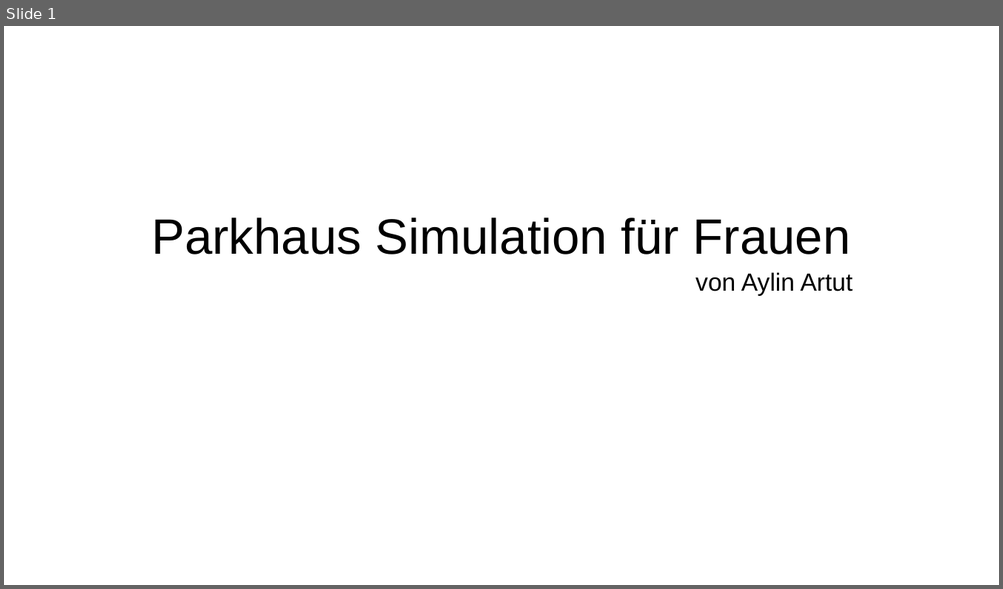
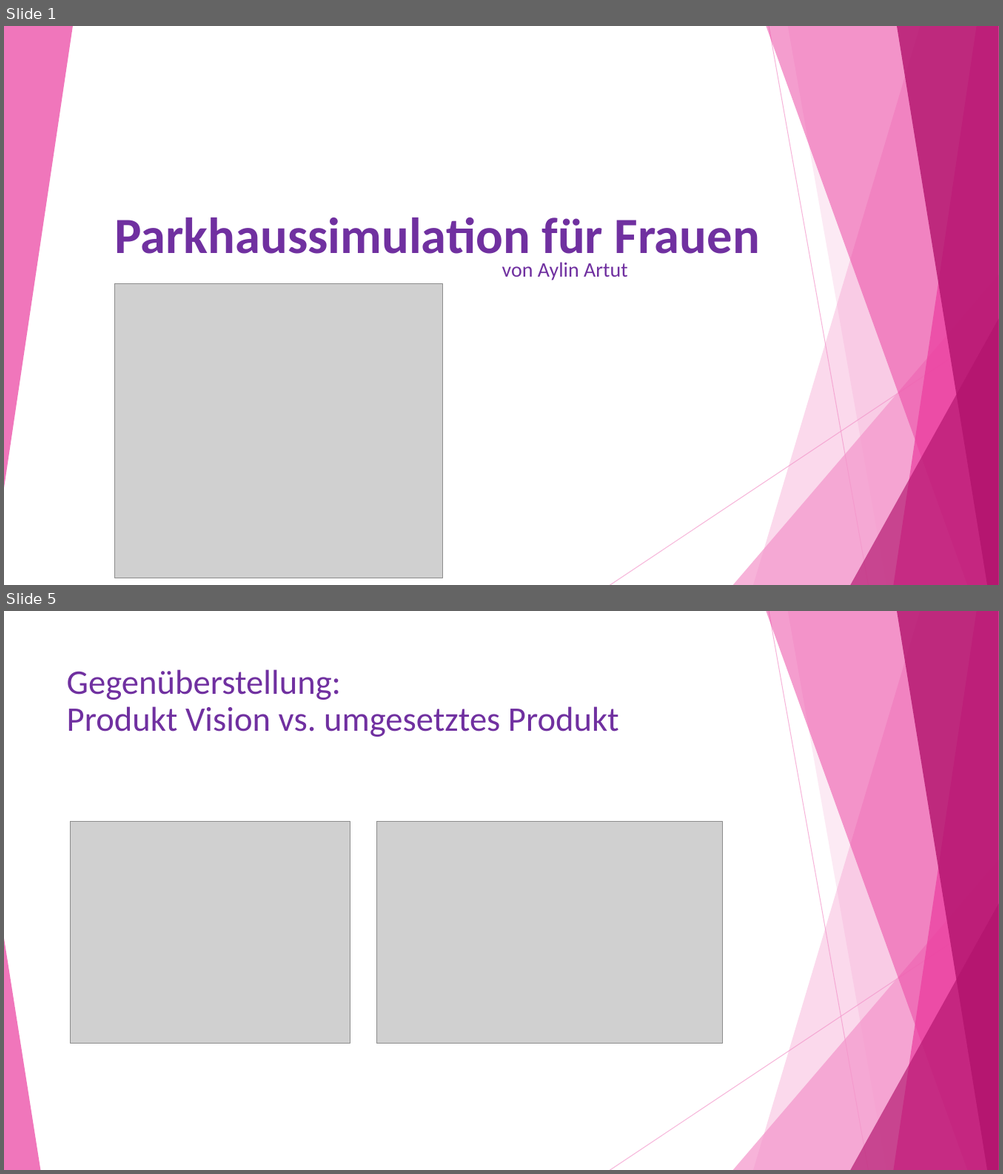
Before and after one commit to AylinArtut/ParkhausSimulation, a slide deck: Dokumente/Präsentation_Aylin_Artut.odp. Shown one above the other, each under a label of ours: slide 1 before the commit, slides 1 and 5 after it; the slides between them are not shown. The pictures are 1003x589 and 1003x1174 pixels, drawn with LibreOffice and Linux fonts; fonts in the diff are those of the drawing; grey boxes stand for pictures. Boxes give left, top, right and bottom in pixels: in the first picture for what was removed or moved away, otherwise in the second. Text is boxed around its words. In the diff, an @@ line names an element or a change of style, - is before the commit and + after.

```diff
--- a/Dokumente/Präsentation_Aylin_Artut.odp
+++ b/Dokumente/Präsentation_Aylin_Artut.odp
@@ slide 5 added at [4,611,999,1170], background #FFFFFF; not listed: 9 template elements that a slide beside it also shows @@
@@ title added at [67,669,619,737], 33.3 pt, text #7030A0 @@
+Gegenüberstellung:
+Produkt Vision vs. umgesetztes Produkt
@@ picture added at [71,821,350,1044] @@
@@ picture added at [376,821,722,1044] @@
@@ freeform shape added at [4,939,40,1170], fill #EB3D9F at 70% opacity @@
@@ slide 1 changed as well @@
@@ group added at [4,26,999,585]: 8 freeform shapes, 2 lines @@
@@ title at [115,217,760,266]: text changed; size 48 to 49 pt; font Arial to Calibri; text colour #000000 to #7030A0; bold on @@
-Parkhaus Simulation für Frauen
+Parkhaussimulation für Frauen
@@ subtitle "von Aylin Artut": place and size @@
-subtitle "von Aylin Artut" at [695,272,853,296]
+subtitle "von Aylin Artut" at [502,262,627,281]
@@ subtitle "von Aylin Artut" at [502,262,627,281]: size 24 to 20 pt, font Arial to Calibri, text colour #000000 to #7030A0; alignment centre to left @@
@@ picture added at [115,284,443,579] @@
```
Also in this commit, not shown: 8 other slides added, 1 slide removed, 1 other file.
